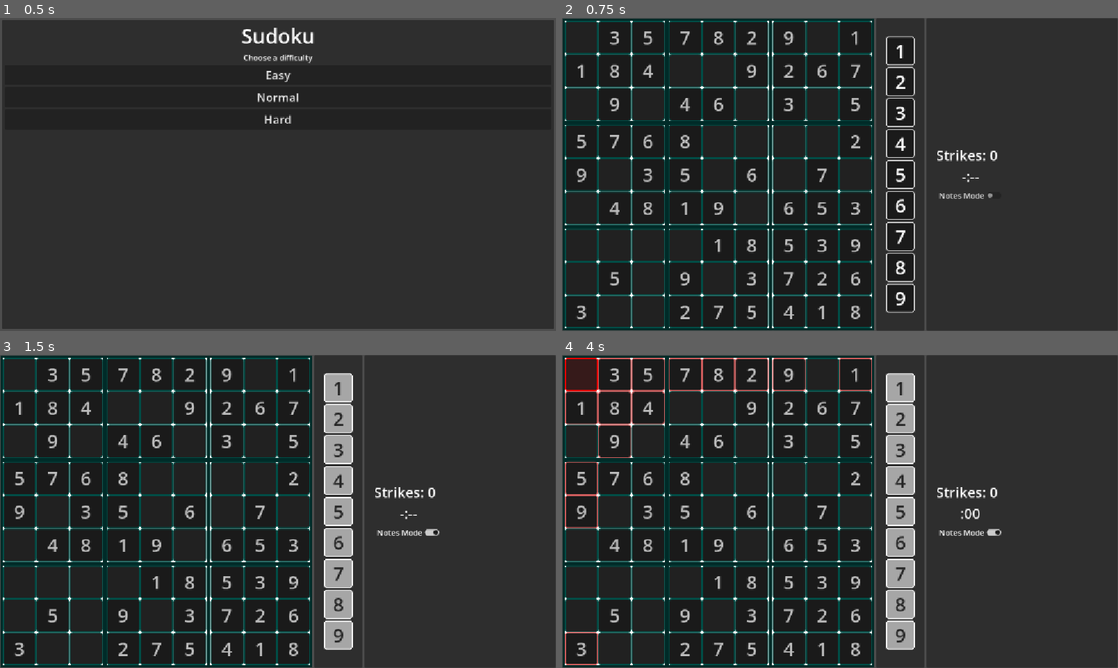
Above: before the commit, frames 1-4 (two rows, left to right).
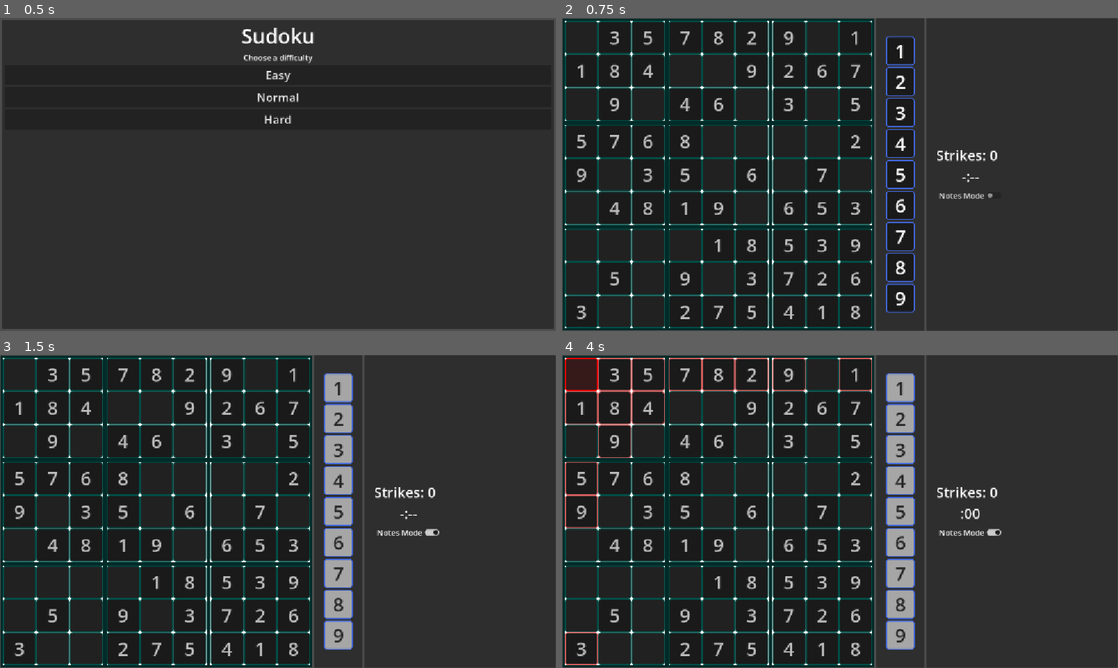
Above: after the commit, the same moments.

Repository: ignacio-w/sudoku
Game: Godot game, scene res://scenes/ui/main_menu.tscn
Same seed, same stepped clock (60 frames per second), same inputs: the game is played once before the commit and once after it.
Inputs (mouse positions are in pixels of both pictures, inside the frame that each line leads up to):
- Up to frame 1 (0.5 s): no input
- Up to frame 2 (0.75 s): click "Easy" at 0.5 s
- Up to frame 3 (1.5 s): click "Notes Mode" at 1.25 s
- Up to frame 4 (4 s): click "Notes Mode" at 2 s; click "Notes Mode" at 2.75 s; tap Enter at 3.5 s; move the mouse to (584, 373) at 3.52 s; click (584, 373) at 3.67 s; tap Space (ui_select) at 3.77 s

Frame 1 is identical in both runs. In frame 2, 0.7% of the frame differs, in the area x 58-64%, y 5-95%; in frame 3, 0.8%; in frame 4, 0.8%.

Commit message:
Add GameManager and refine UI styling
- Fix project name typo: 'Sodoku' -> 'Sudoku'
- Add GameManager to autoload
- Update cell highlight colors and number label color for better visibility
- Reorganize button stylebox border styling
- Add documentation for known bugs and TODO items

Diff:
--- a/project.godot
+++ b/project.godot
@@ -14,7 +14,7 @@
 
 [application]
 
-config/name="Sodoku"
+config/name="Sudoku"
 run/main_scene="uid://bkrtugb8m13e0"
 config/features=PackedStringArray("4.6", "Forward Plus")
 config/icon="res://icon.svg"
@@ -22,6 +22,7 @@
 [autoload]
 
 GameEvents="*uid://1wm2ll8q38d0"
+GameManager="*uid://c7ke7pqoh7mkd"
 
 [display]
 
--- a/scenes/ui/board/cell.gd
+++ b/scenes/ui/board/cell.gd
@@ -45,7 +45,8 @@
 	style.border_color = Color.GREEN
 	style.bg_color = Color("132613ff")
 	cell_styles["num_highlight"] = style.duplicate(true)
-	style.bg_color = Color("0d1a0dff")
+	style.bg_color = Color("1c211cff")
+	style.border_color = Color("008500ff")
 	cell_styles["note_highlight"] = style.duplicate(true)
 
 func _ready() -> void:
@@ -110,7 +111,7 @@
 func set_value(num: int) -> void:
 	value = num
 	number_label.remove_theme_color_override("font_color")
-	number_label.add_theme_color_override("font_color", Color.CYAN)
+	number_label.add_theme_color_override("font_color", Color.DEEP_SKY_BLUE)
 	number_label.text = str(value)
 	add_theme_stylebox_override("panel", cell_styles["empty"])
 	# Reset all notes to none
--- a/scenes/ui/gameui.gd
+++ b/scenes/ui/gameui.gd
@@ -71,6 +71,8 @@
 ## Disables number input buttons when 9 of the number are found on the board.
 ## NOTICE: This should only be used if the board doesn't allow incorrect inputs
 ## so number inputs are not disabled when the player actually needs them.
+## BUG: If all 9 of number have been filled, can't remove its notes
+## TODO: Update notes on cell value changed (remove impossible notes)
 func _on_cell_value_changed(cell_changed: Cell) -> void:
 	var num_count: int = 0
 	for row in board.cell_grid:
--- a/scenes/ui/number_button.gd
+++ b/scenes/ui/number_button.gd
@@ -17,13 +17,13 @@
 	is_note_button = false
 	var stylebox: StyleBoxFlat = StyleBoxFlat.new()
 	stylebox.bg_color = Color("1a1a1a")
+	stylebox.border_color = Color.ROYAL_BLUE
 	stylebox.set_border_width_all(2)
 	stylebox.set_corner_radius_all(5)
 	styleboxes["default"] = stylebox.duplicate(true)
 	stylebox.bg_color = Color("303030")
 	styleboxes["clicked"] = stylebox.duplicate(true)
 	stylebox.bg_color = Color("a6a6a6")
-	stylebox.border_color = Color.WHITE
 	styleboxes["notes"] = stylebox.duplicate(true)
 	stylebox.bg_color = Color("737373ff")
 	styleboxes["notes_clicked"] = stylebox.duplicate(true)
@@ -47,6 +47,7 @@
 		number_label.add_theme_color_override("font_color", Color.DIM_GRAY)
 
 
+## Set the button to note mode or normal mode.
 func set_note_mode(note_mode: bool = true):
 	is_note_button = note_mode
 	if is_note_button:
--- /dev/null
+++ b/scripts/game_manager.gd
@@ -0,0 +1,3 @@
+extends Node
+
+var cur_difficulty: Sudoku.Difficulty
Not shown, added: scripts/game_manager.gd.uid
